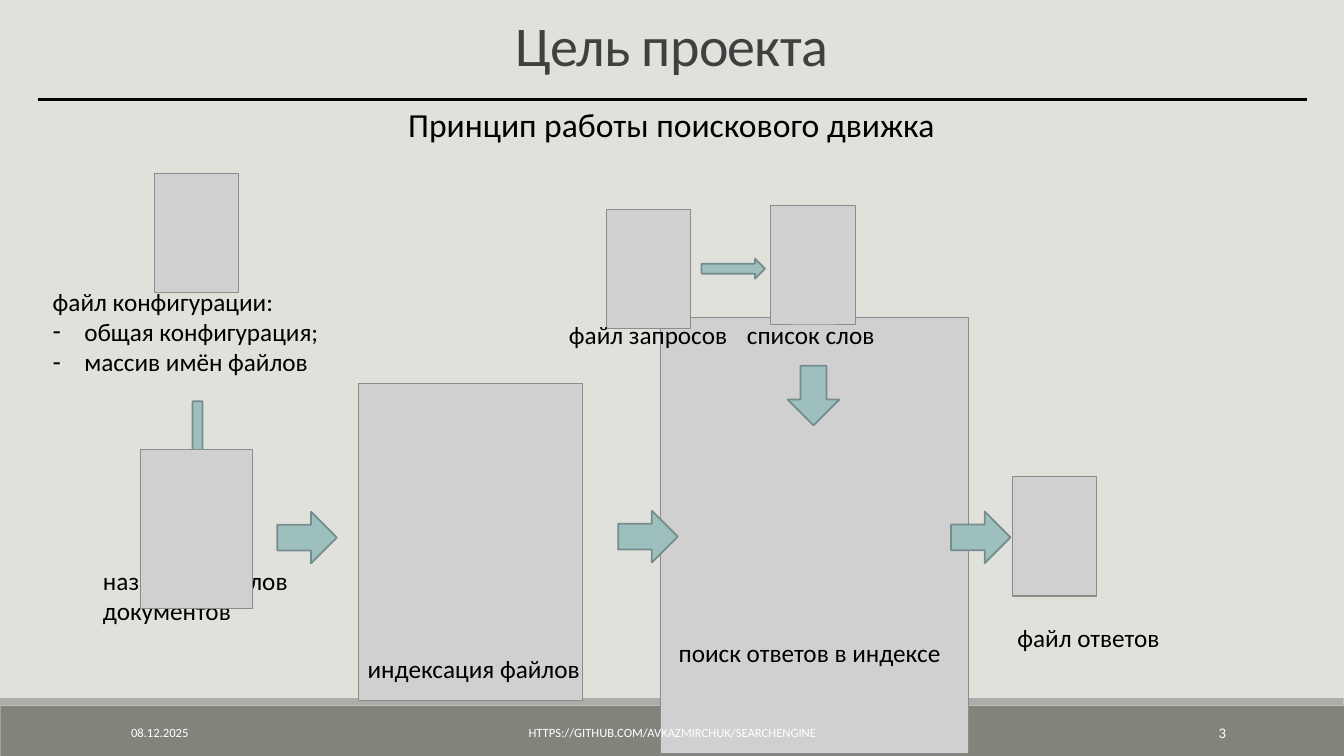
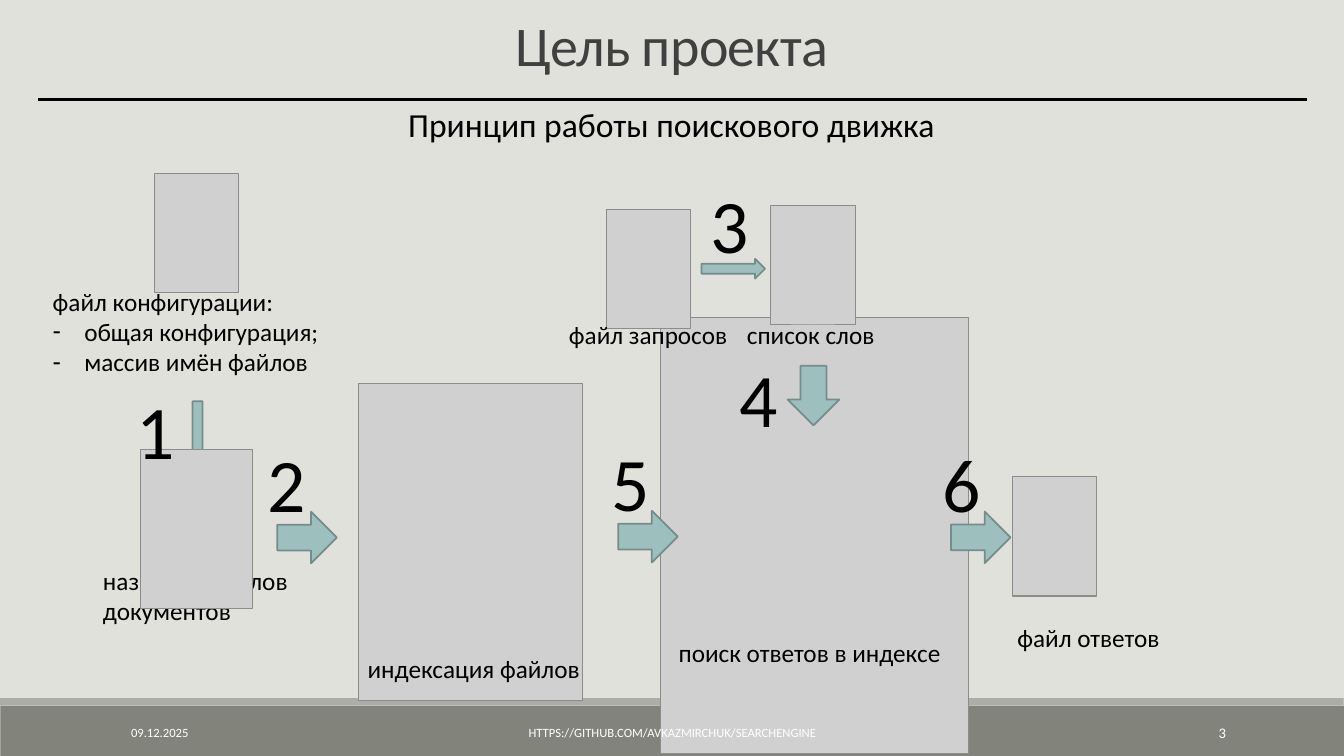
Before and after one commit to AVKazmirchuk/SearchEngine, a slide deck: slide 3 of presentation/защита.pptx. Drawn at 1344x756 pixels with LibreOffice and Linux fonts; fonts in the diff are those of the drawing; grey boxes stand for pictures. Boxes give left, top, right and bottom in pixels: in the first picture for what was removed or moved away, otherwise in the second. Text is boxed around its words. In the diff, an @@ line names an element or a change of style, - is before the commit and + after.

```diff
--- a/presentation/защита.pptx
+++ b/presentation/защита.pptx
@@ text added at bbox=[710, 204, 748, 271], 54 pt, text #000000 @@
+3
@@ text added at bbox=[739, 378, 777, 427], 54 pt, text #000000 @@
+4
@@ text added at bbox=[137, 410, 175, 477], 54 pt, text #000000 @@
+1
@@ text added at bbox=[268, 463, 306, 530], 54 pt, text #000000 @@
+2
@@ text added at bbox=[611, 462, 649, 529], 54 pt, text #000000 @@
+5
@@ text added at bbox=[943, 450, 981, 530], 54 pt, text #000000 @@
+6
@@ text at bbox=[131, 729, 188, 737]: text changed @@
-08.12.2025
+09.12.2025
```
Also in this commit, not shown: 25 other slides changed, 4 other files.
